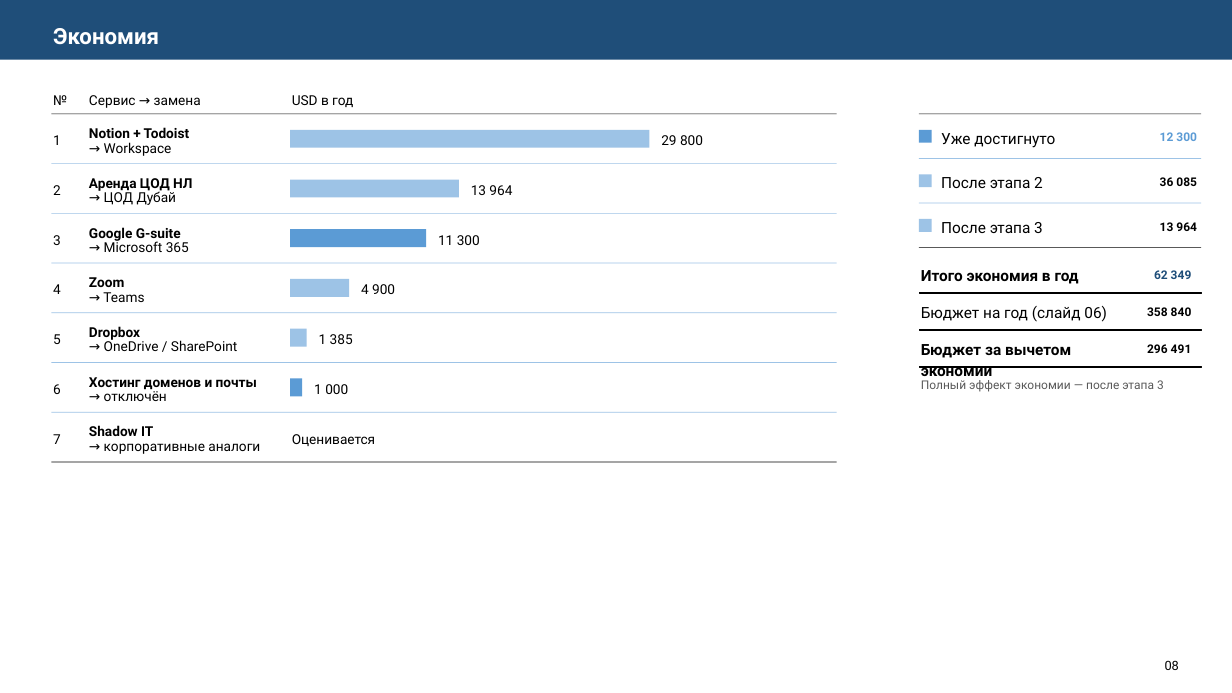
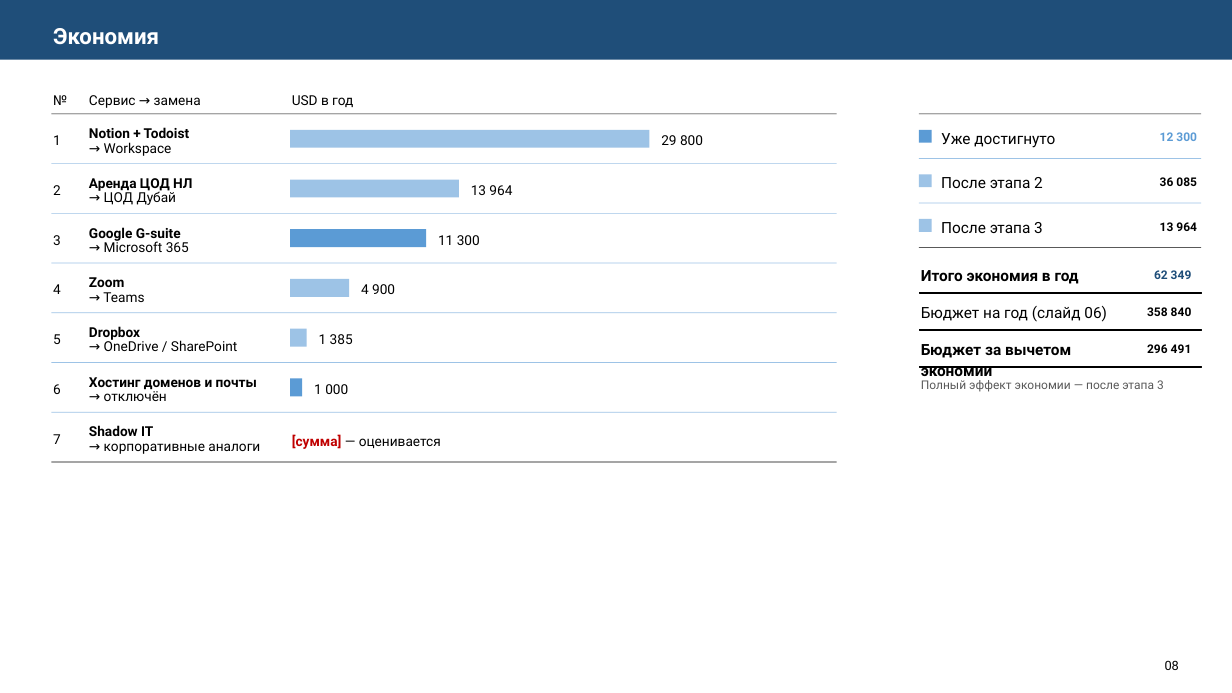
Before and after one commit to jordanbarnesceo88-tech/bpnm, a slide deck: slide 9 of presentation/Plan_IT-IB_v2.2.pptx. Drawn at 1232x693 pixels with LibreOffice and Linux fonts; fonts in the diff are those of the drawing. Boxes give left, top, right and bottom in pixels: in the first picture for what was removed or moved away, otherwise in the second. Text is boxed around its words. In the diff, an @@ line names an element or a change of style, - is before the commit and + after.

```diff
--- a/presentation/Plan_IT-IB_v2.2.pptx
+++ b/presentation/Plan_IT-IB_v2.2.pptx
@@ text at box(292, 434, 441, 449): text changed @@
-Оценивается
+[сумма] — оценивается
```
Also in this commit, not shown: 5 other slides changed, 1 other file.
